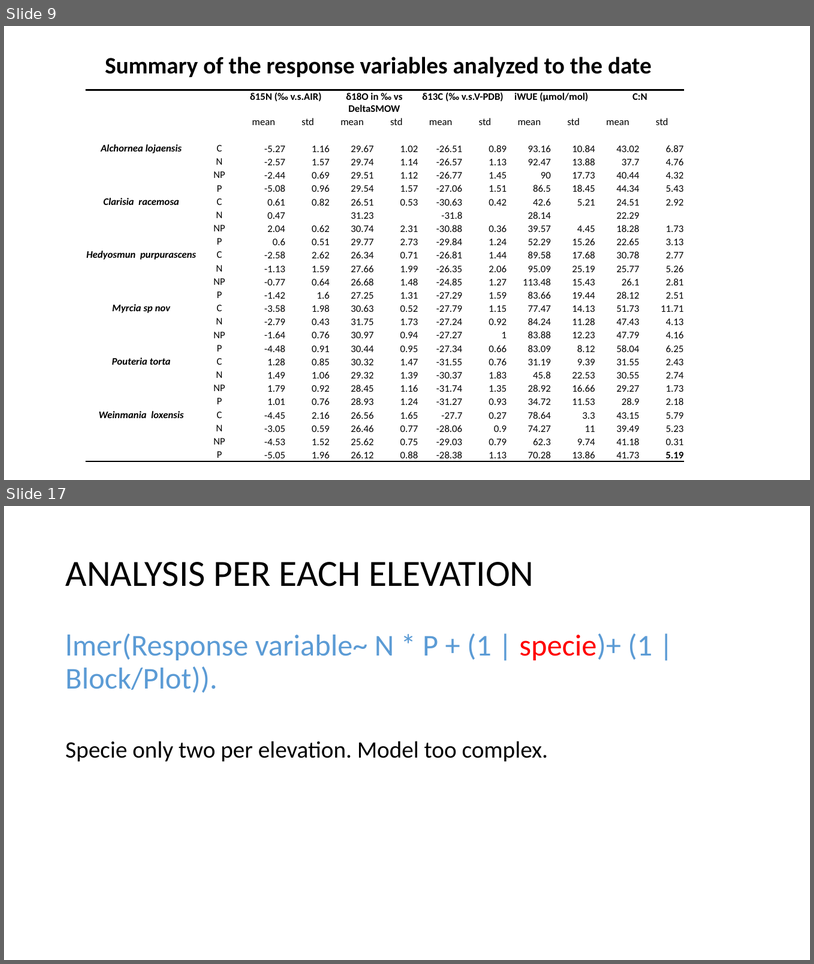
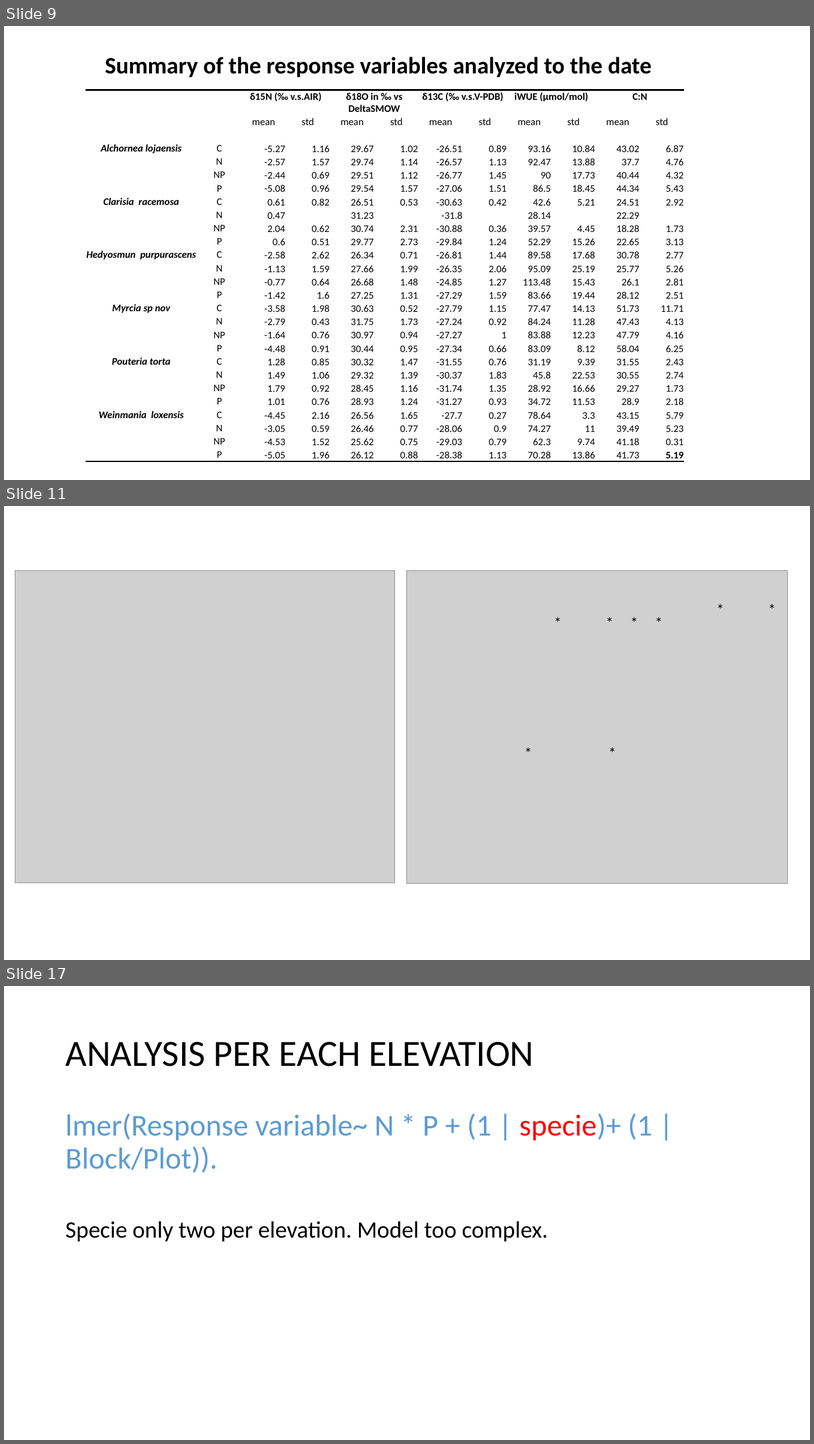
Before and after one commit to ajchavez94/NUMEX_preliminar, a slide deck: NUMEX_pre_RStudio/NUMEX results.pptx. Shown one above the other, each under a label of ours: slides 9 and 17 before the commit, slides 9, 11 and 17 after it; the slides between them are not shown. The pictures are 814x964 and 814x1444 pixels, drawn with LibreOffice and Linux fonts; fonts in the diff are those of the drawing; grey boxes stand for pictures. Boxes give left, top, right and bottom in pixels: in the first picture for what was removed or moved away, otherwise in the second. Text is boxed around its words. In the diff, an @@ line names an element or a change of style, - is before the commit and + after.

```diff
--- a/NUMEX_pre_RStudio/NUMEX results.pptx
+++ b/NUMEX_pre_RStudio/NUMEX results.pptx
@@ slide 11 added at [4,506,810,960], background #FFFFFF @@
@@ picture added at [15,571,395,883] @@
@@ picture added at [408,571,789,883] @@
@@ text added at [548,610,671,671], 18 pt, text #000000 @@
+* * * *
@@ text added at [711,597,810,658], 18 pt, text #000000 @@
+* *
@@ text added at [519,741,537,765], 18 pt, text #000000 @@
+*
@@ text added at [603,741,621,765], 18 pt, text #000000 @@
+*
```
Also in this commit, not shown: 3 slides changed, 1 other slide added, 2 slides removed, 20 other files.
